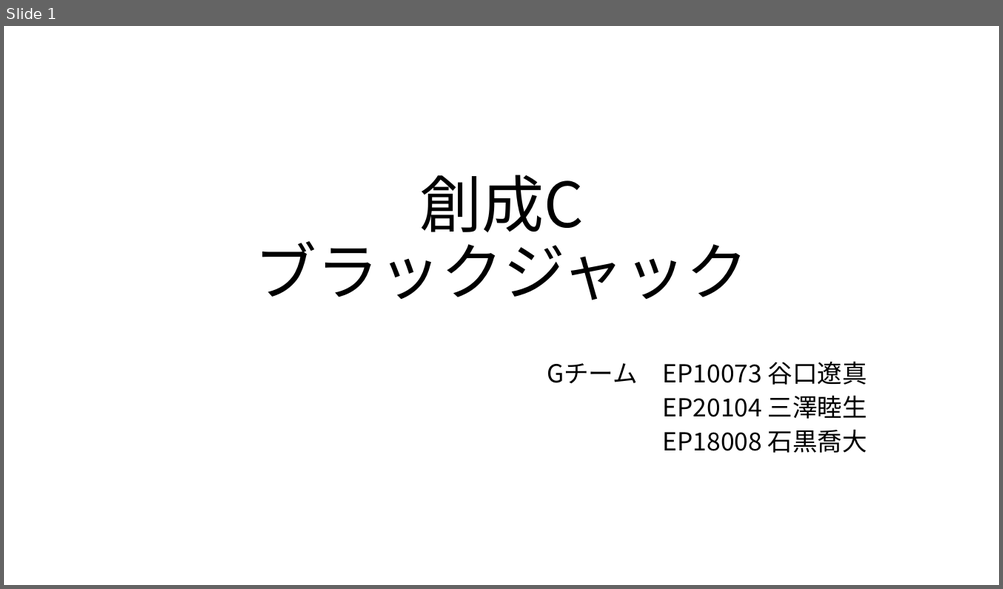
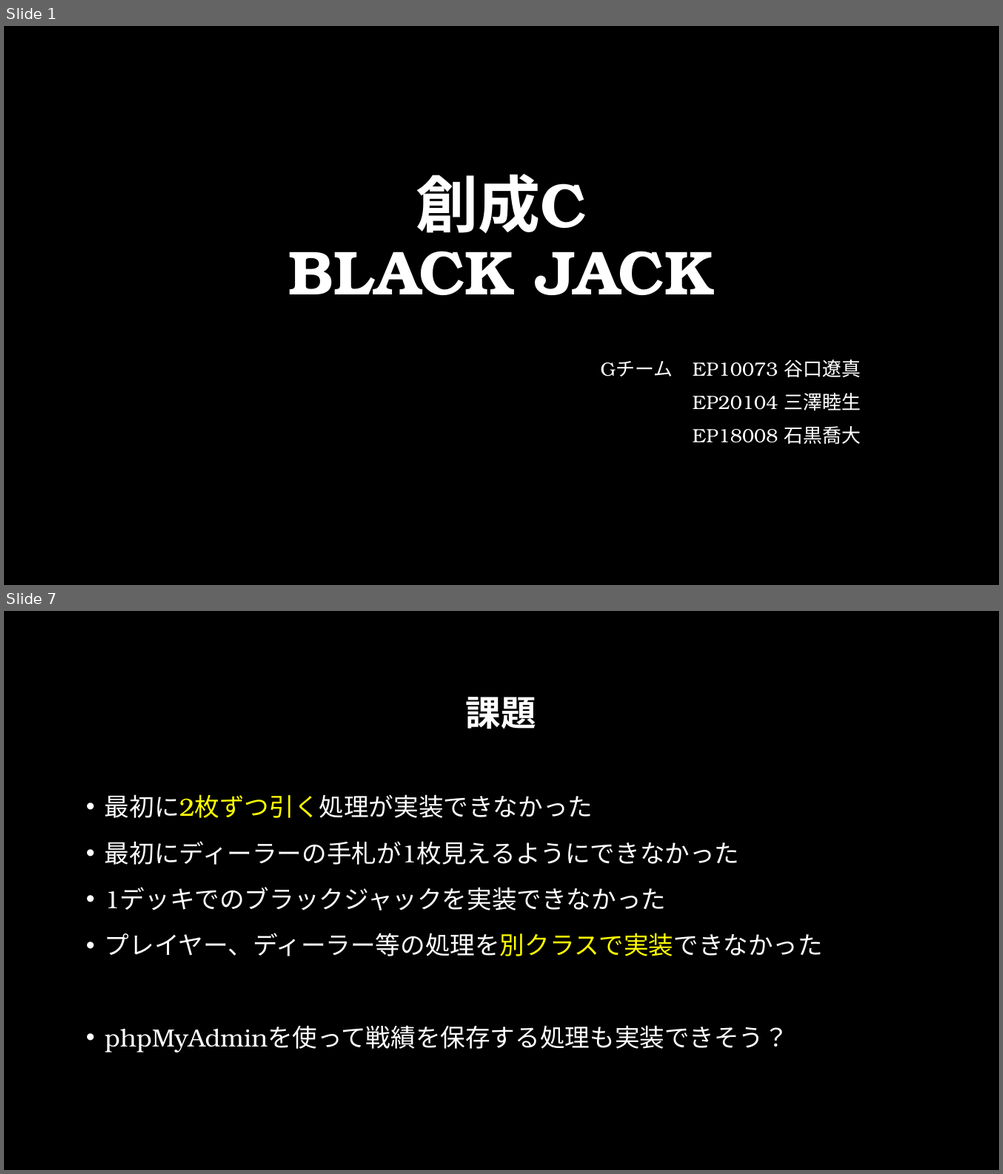
Before and after one commit to guro20guro21/SouseiC_Gteam, a slide deck: G_team.pptx. Shown one above the other, each under a label of ours: slide 1 before the commit, slides 1 and 7 after it; the slides between them are not shown. The pictures are 1003x589 and 1003x1174 pixels, drawn with LibreOffice and Linux fonts; fonts in the diff are those of the drawing; background and template pictures are left out. Boxes give left, top, right and bottom in pixels: in the first picture for what was removed or moved away, otherwise in the second. Text is boxed around its words. In the diff, an @@ line names an element or a change of style, - is before the commit and + after.

```diff
--- a/G_team.pptx
+++ b/G_team.pptx
@@ slide 7 added at (4,611,999,1170), background picture (left out) @@
@@ title added at (466,697,536,729), 34 pt, text #FFFFFF, bold @@
+課題
@@ text added at (105,795,822,1053), 24 pt, text #FFFFFF @@
+• 最初に2枚ずつ引く処理が実装できなかった
+• 最初にディーラーの手札が1枚見えるようにできなかった
+• 1デッキでのブラックジャックを実装できなかった
+• プレイヤー、ディーラー等の処理を別クラスで実装できなかった
+• phpMyAdminを使って戦績を保存する処理も実装できそう？
@@ slide 1 changed as well @@
@@ background #FFFFFF to picture (left out) @@
@@ title at (289,174,714,295): text changed; font Noto Sans CJK JP to TeX Gyre Bonum; text colour #000000 to #FFFFFF; bold on @@
-創成C
-ブラックジャック
+創成C
+BLACK JACK
@@ subtitle "Gチーム EP10073 谷口遼真": place and size @@
-subtitle "Gチーム EP10073 谷口遼真" at (546,361,866,453)
+subtitle "Gチーム EP10073 谷口遼真" at (600,360,861,444)
@@ subtitle "Gチーム EP10073 谷口遼真" at (600,360,861,444): size 24 to 18.6 pt, font Noto Sans CJK JP to TeX Gyre Bonum, text colour #000000 to #FFFFFF; line spacing 0.8 to 1 @@
```
Also in this commit, not shown: 2 other slides changed, 4 other slides added, 2 other files.
